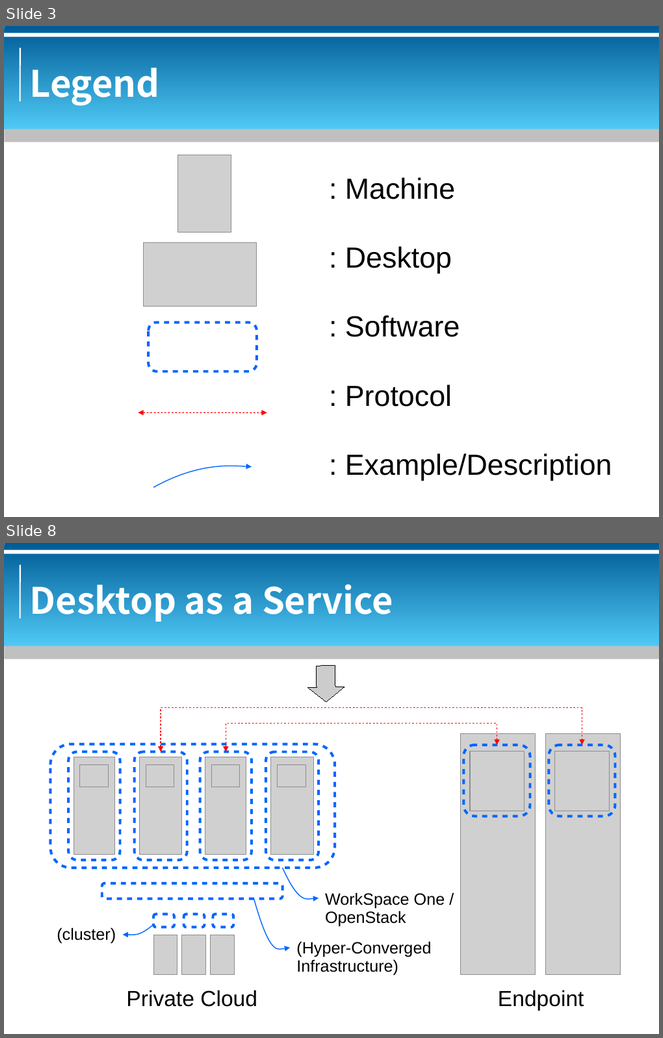
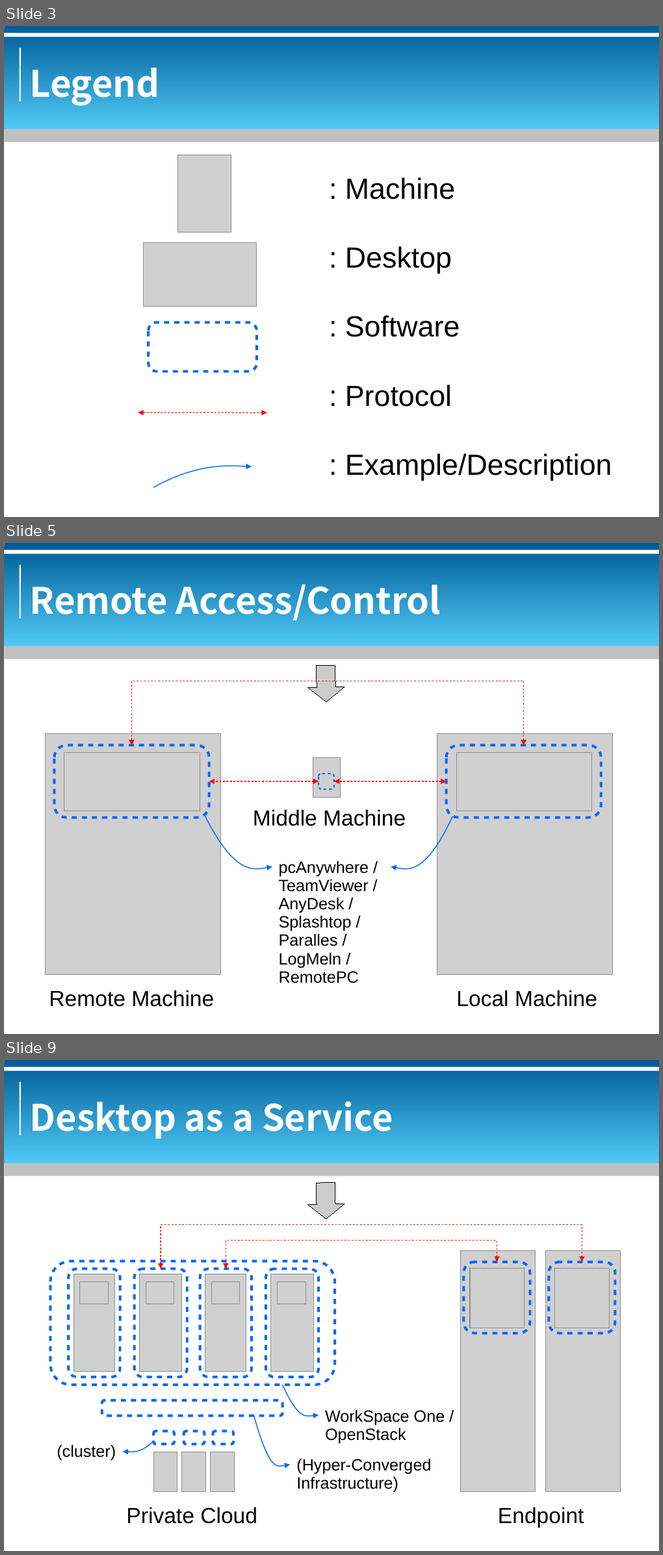
Before and after one commit to bluebat/.presentations, a slide deck: vdi-historical-overview.odp. Shown one above the other, each under a label of ours: slides 3 and 8 before the commit, slides 3, 5 and 9 after it; the slides between them are not shown. The pictures are 663x1038 and 663x1555 pixels, drawn with LibreOffice and Linux fonts; fonts in the diff are those of the drawing; grey boxes stand for pictures; background and template pictures are left out. Boxes give left, top, right and bottom in pixels: in the first picture for what was removed or moved away, otherwise in the second. Text is boxed around its words. In the diff, an @@ line names an element or a change of style, - is before the commit and + after.

```diff
--- a/vdi-historical-overview.odp
+++ b/vdi-historical-overview.odp
@@ slide 5 added at bbox=[4, 543, 659, 1034], background #FFFFFF; not listed: 5 template elements that a slide beside it also shows @@
@@ title added at bbox=[30, 585, 441, 620], 40 pt, text #FFFFFF, bold @@
+Remote Access/Control
@@ down arrow added at bbox=[308, 665, 344, 702], fill #CCCCCC, outline #000000 0 pt @@
@@ elbow double arrow added from (523, 745) to (132, 745), #FF0000 0.99 pt @@
@@ picture added at bbox=[46, 733, 221, 975] @@
@@ picture added at bbox=[437, 733, 612, 975] @@
@@ rounded rectangle added at bbox=[55, 745, 209, 817], outline #0066FF 2.83 pt @@
@@ picture added at bbox=[64, 753, 200, 811] @@
@@ rounded rectangle added at bbox=[446, 745, 601, 817], outline #0066FF 2.83 pt @@
@@ picture added at bbox=[457, 753, 592, 811] @@
@@ picture added at bbox=[313, 758, 341, 798] @@
@@ rounded rectangle added at bbox=[319, 774, 334, 789], outline #0066FF 1.5 pt @@
@@ elbow double arrow added from (319, 782) to (209, 782), #FF0000 0.99 pt @@
@@ elbow double arrow added from (446, 782) to (334, 782), #FF0000 0.99 pt @@
@@ text added at bbox=[253, 809, 406, 826], 24 pt, text #000000 @@
+Middle Machine
@@ freeform shape added at bbox=[205, 816, 272, 868], outline #0066FF 0.99 pt @@
@@ freeform shape added at bbox=[391, 816, 452, 868], outline #0066FF 0.99 pt @@
@@ text added at bbox=[279, 861, 369, 984], 18 pt, text #000000 @@
+pcAnywhere /
+TeamViewer /
+AnyDesk /
+Splashtop /
+Paralles /
+LogMeln /
+RemotePC
@@ text added at bbox=[49, 990, 214, 1007], 24 pt, text #000000 @@
+Remote Machine
@@ text added at bbox=[456, 990, 597, 1007], 24 pt, text #000000 @@
+Local Machine
@@ what was slide 8 is now slide 9 @@
```
Also in this commit, not shown: 5 slides changed, 1 other file.
